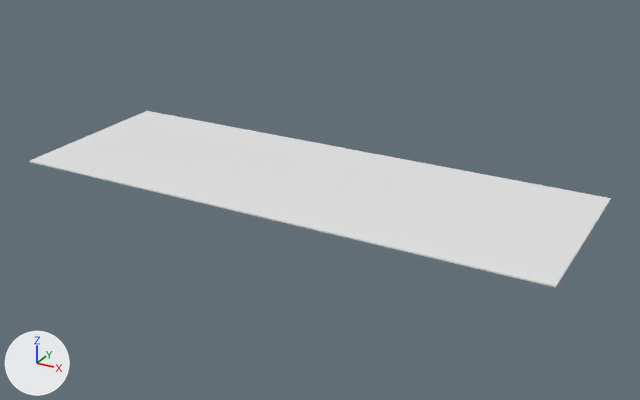
A saved change to the Blender file trunk/engine/assets-org/models/table_1/table_1.blend.
One viewpoint serves both versions: a 50 mm lens placed at (590.0, -1027.0, 487.0), pointed at (24.0, 1.0, -26.0). Every picture has the same lights, and +X, +Y and +Z are marked at lower left.

The first picture shows 'table_1'.
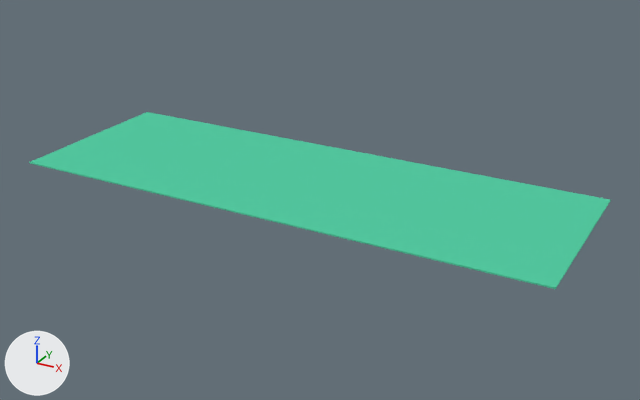
What differs and where, as boxes [x1, y1, x2, y2] in the pictures (640 x 400 px):
```json
{"object": "table_1", "change": "recoloured, moved", "before": [29, 111, 611, 288], "after": [29, 112, 611, 289], "on screen": "grey to green"}
```

The change, as JSON lines over the scene's bpy script:
```json
{"op": "add", "block": "mat_material", "code": ["mat_material = diffuse_material('Material')", "mat_material.base_color = (0.0918, 0.607, 0.366)  # green #55cca3"]}
{"block": "me_table_1", "where": "me_table_1.from_pydata(...)  # 12 vertices, 10 faces; spans x -413.0..390.0, y -140.0..139.0, z -1.0..1.0"}
{"op": "add", "block": "me_table_1", "code": "me_table_1.materials.append(mat_material)  # green #55cca3"}
{"op": "set", "path": "ob_table_1.location", "old": "(12.0, 1.0, 1.0)", "new": "(12.0, 1.0, -1.0)"}
```
